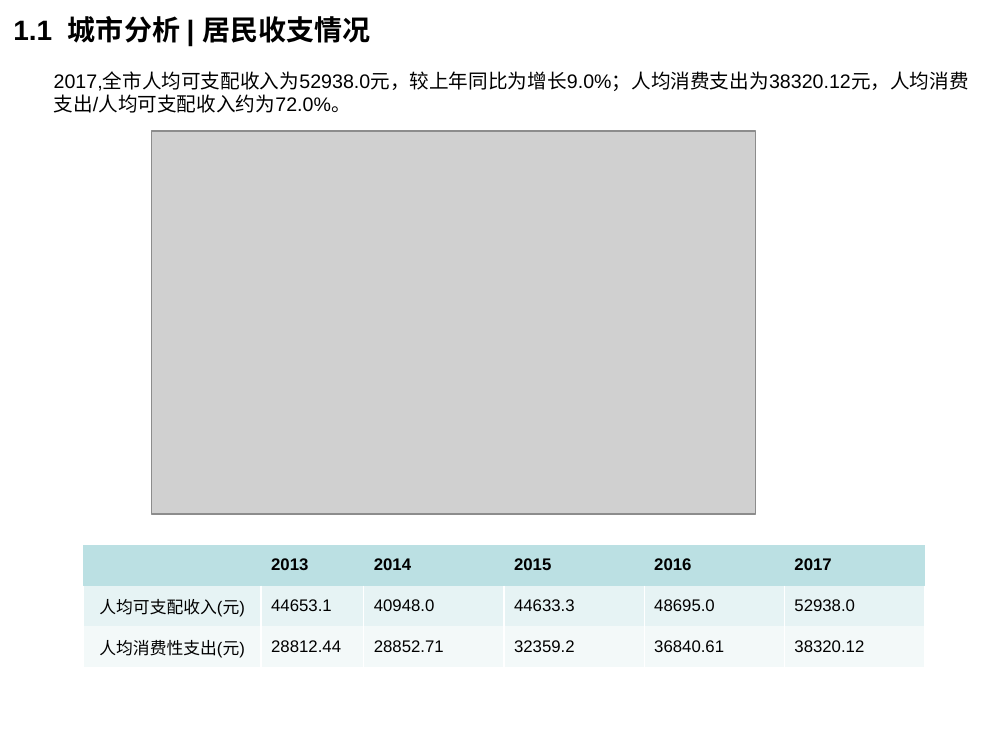
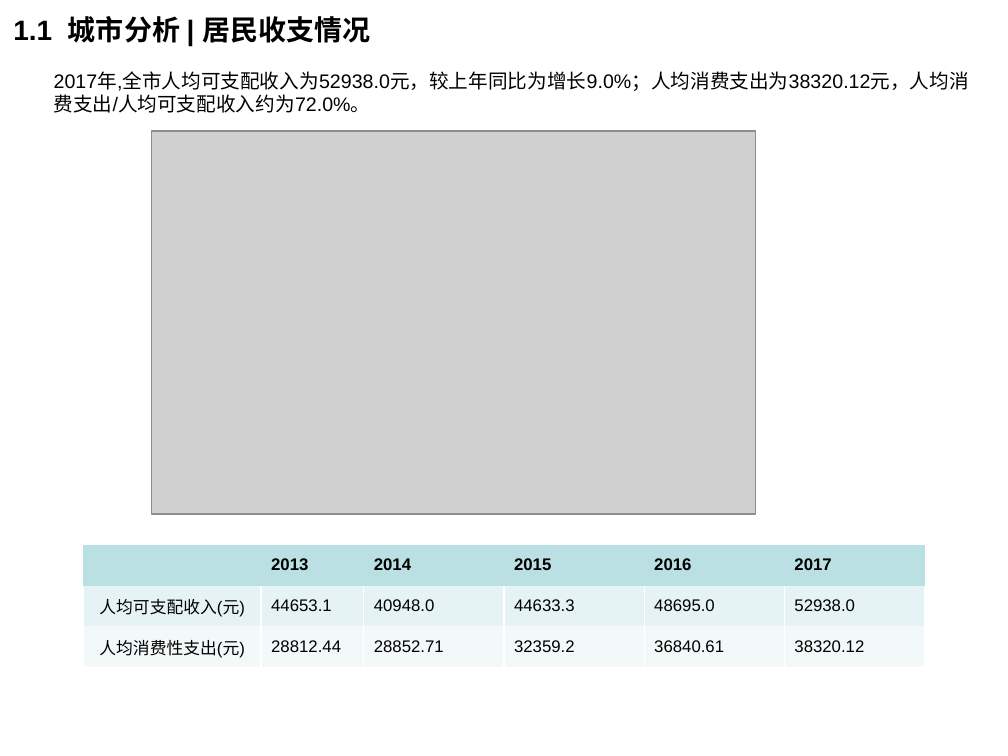
Before and after one commit to lizhou828/python_hello_world, a slide deck: slide 7 of helloWorld/ppt_template/diyun_land_report_result.pptx. Drawn at 1008x756 pixels with LibreOffice and Linux fonts; fonts in the diff are those of the drawing; grey boxes stand for pictures; background and template pictures are left out. Boxes give left, top, right and bottom in pixels: in the first picture for what was removed or moved away, otherwise in the second. Text is boxed around its words. In the diff, an @@ line names an element or a change of style, - is before the commit and + after.

```diff
--- a/helloWorld/ppt_template/diyun_land_report_result.pptx
+++ b/helloWorld/ppt_template/diyun_land_report_result.pptx
@@ text at [54,72,969,113]: text changed @@
-2017,全市人均可支配收入为52938.0元，较上年同比为增长9.0%；人均消费支出为38320.12元，人均消费支出/人均可支配收入约为72.0%。
+2017年,全市人均可支配收入为52938.0元，较上年同比为增长9.0%；人均消费支出为38320.12元，人均消费支出/人均可支配收入约为72.0%。
```
Also in this commit, not shown: 1 other slide changed, 4 other files.
